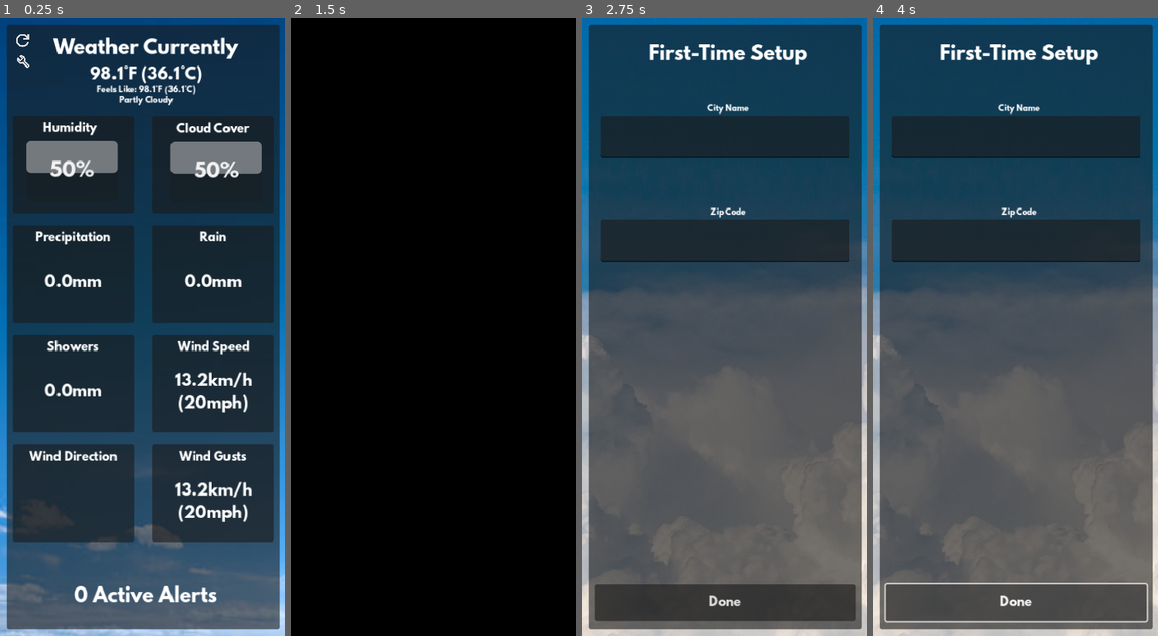
Above: before the commit, frames 1-4 (left to right).
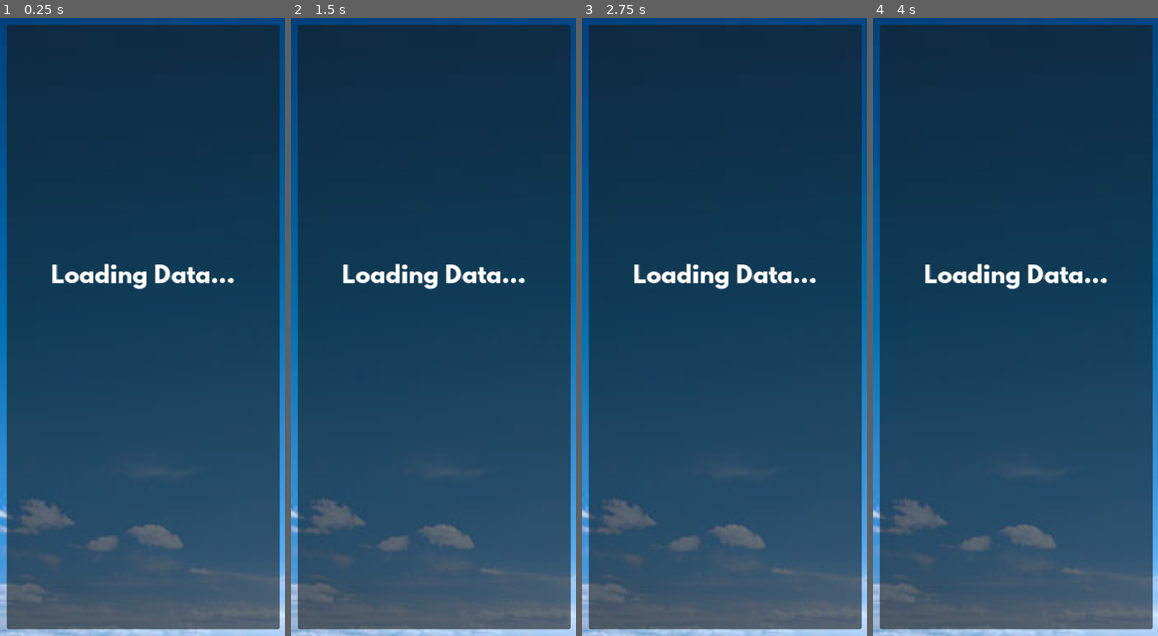
Above: after the commit, the same moments.

Repository: LapisGit/OpenWeather
Game: Godot game, scene res://main.tscn
The game is run twice, just before and just after one commit, with the same random seed, the same clock (stepped at 60 frames per second) and the same inputs. This scene is started directly instead of the project's main scene.
Inputs (mouse positions are in pixels of both pictures, inside the frame that each line leads up to):
- Up to frame 1 (0.25 s): no input
- Up to frame 2 (1.5 s): click (313, 61) at 0.52 s; click (313, 61) at 1.27 s
- Up to frame 3 (2.75 s): click (724, 605) at 2 s, where only the run before the commit has a clickable "Done"
- Up to frame 4 (4 s): click (1015, 605) at 2.75 s, where only the run before the commit has a clickable "Done"; click (1015, 605) at 3.5 s, where only the run before the commit has a clickable "Done"

The runs differ from the first frame. In frame 1, 56% of the frame differs, in the area x 4-96%, y 2-95%; in frame 2, 100%, in the area x 0-100%, y 0-100%; in frame 3, 70%; in frame 4, 71%.

Commit message:
Add 7-day forcast and add text indicating if there are no alerts currently issued by the NWS.

Diff:
--- a/main.gd
+++ b/main.gd
@@ -18,6 +18,8 @@
 		$HTTPRequest.request(currentweatherurl)
 		var alerts_url = "https://api.weather.gov/alerts/active?point=" + lat + "," + lon
 		$GetAlerts.request(alerts_url)
+		var nws_point_url = "https://api.weather.gov/points/" + lat + "," + lon
+		$NWSGridpoint.request(nws_point_url)
 	else:
 		print("Latitude or longitude missing.")
 
@@ -79,6 +81,9 @@
 	$Currently/Precip.text = str(current.get("precipitation"))+units.get("precipitation")
 	$Currently/Rain.text = str(current.get("rain"))+units.get("rain")
 	$Currently/Showers.text = str(current.get("showers"))+units.get("showers")
+
+	$Currently.visible = true
+	$Loading.visible = false
 
 func celsius_to_fahrenheit(celsius_temp: float):
 	var fahrenheit_temp = (celsius_temp * 9.0 / 5.0) + 32.0
@@ -206,9 +211,10 @@
 
 	if alert_count == 0:
 		print("No active alerts.")
-	else:
-
-
+		$Alerts/NoAlertsText.visible = true
+	else:
+
+		$Alerts/NoAlertsText.visible = false
 		for alert in alerts:
 			var properties = alert.get("properties", {})
 			var title = properties.get("headline", "No title")
@@ -264,3 +270,55 @@
 
 func _on_setup_button_pressed() -> void:
 	global.changescene("res://setup.tscn")
+
+func _on_nws_gridpoint_request_completed(result: int, response_code: int, headers: PackedStringArray, body: PackedByteArray) -> void:
+	if response_code != 200:
+		print("Error fetching NWS point data: ", response_code)
+		return
+
+	var response = JSON.parse_string(body.get_string_from_utf8())
+	if typeof(response) != TYPE_DICTIONARY:
+		print("Invalid NWS point response.")
+		return
+
+	var forecast_url = response.get("properties", {}).get("forecast", "")
+	if forecast_url != "":
+		print("Fetching 7-day forecast from: ", forecast_url)
+		$NWSForecast.request(forecast_url)
+	else:
+		print("Forecast URL not found in point response.")
+
+func _on_nws_forecast_request_completed(result: int, response_code: int, headers: PackedStringArray, body: PackedByteArray) -> void:
+	if response_code != 200:
+		print("Error fetching forecast: ", response_code)
+		return
+
+	var response = JSON.parse_string(body.get_string_from_utf8())
+	if typeof(response) != TYPE_DICTIONARY:
+		print("Invalid forecast response.")
+		return
+
+	var periods = response.get("properties", {}).get("periods", [])
+	if periods.size() == 0:
+		print("No forecast data found.")
+		return
+
+	var forecast_text := ""
+	for period in periods:
+		var name = period.get("name", "Unknown")
+		var detailed = period.get("detailedForecast", "No details.")
+		forecast_text += name + ": " + detailed + "\n\n"
+
+	print("7-Day Forecast:\n", forecast_text)
+	$"7Day/Label".text = forecast_text
+
+
+
+func _on_7day_button_pressed() -> void:
+	$Currently.visible = false
+	$"7Day".visible = true
+
+
+func _on_7dayback_button_pressed() -> void:
+	$Currently.visible = true
+	$"7Day".visible = false
--- a/main.tscn
+++ b/main.tscn
@@ -12,6 +12,7 @@
 [ext_resource type="Texture2D" uid="uid://dgtii7mqkptxb" path="res://assets/images/tinystatus/rain.png" id="5_272bh"]
 [ext_resource type="Texture2D" uid="uid://lgvg5u846cbu" path="res://assets/images/tinystatus/snow.png" id="8_dg77c"]
 [ext_resource type="Texture2D" uid="uid://b33jjny7qplex" path="res://assets/images/back.svg" id="12_dg77c"]
+[ext_resource type="Texture2D" uid="uid://gukyqfsa1und" path="res://assets/images/7day.svg" id="12_vivmo"]
 [ext_resource type="Texture2D" uid="uid://ciwbjqxo0le8v" path="res://assets/images/setup.svg" id="12_w48qg"]
 [ext_resource type="Texture2D" uid="uid://cns8awlkj6nff" path="res://assets/images/refresh.svg" id="12_ycdy4"]
 
@@ -19,6 +20,10 @@
 script = ExtResource("1_0xm2m")
 
 [node name="HTTPRequest" type="HTTPRequest" parent="."]
+
+[node name="NWSForecast" type="HTTPRequest" parent="."]
+
+[node name="NWSGridpoint" type="HTTPRequest" parent="."]
 
 [node name="GetAlerts" type="HTTPRequest" parent="."]
 
@@ -103,6 +108,7 @@
 offset_bottom = 803.0
 
 [node name="Currently" type="Node2D" parent="."]
+visible = false
 
 [node name="Panel2" type="Panel" parent="Currently"]
 offset_left = 16.0
@@ -365,6 +371,17 @@
 vertical_alignment = 1
 autowrap_mode = 2
 
+[node name="7Day" type="Sprite2D" parent="Currently"]
+position = Vector2(288, 757)
+scale = Vector2(0.214286, 0.214286)
+texture = ExtResource("12_vivmo")
+
+[node name="TextureButton" type="TextureButton" parent="Currently/7Day"]
+offset_left = -84.0
+offset_top = -84.0
+offset_right = 84.0
+offset_bottom = 93.0
+
 [node name="Setup" type="Sprite2D" parent="Currently"]
 position = Vector2(30, 57)
 scale = Vector2(0.130952, 0.130952)
@@ -388,10 +405,10 @@
 offset_bottom = 90.0
 
 [node name="AlertCount" type="Label" parent="Currently"]
-offset_left = 24.0
+offset_left = -6.0
 offset_top = 744.0
-offset_right = 360.0
-offset_bottom = 772.0
+offset_right = 330.0
+offset_bottom = 776.0
 theme_override_fonts/font = ExtResource("4_lquwl")
 theme_override_font_sizes/font_size = 25
 text = "0 Active Alerts"
@@ -428,6 +445,18 @@
 layout_mode = 2
 alignment = 1
 
+[node name="NoAlertsText" type="Label" parent="Alerts"]
+visible = false
+offset_left = 16.0
+offset_top = 320.0
+offset_right = 360.0
+offset_bottom = 423.0
+theme_override_fonts/font = ExtResource("4_lquwl")
+theme_override_font_sizes/font_size = 30
+text = "No current alerts for this area."
+horizontal_alignment = 1
+autowrap_mode = 2
+
 [node name="AlertInfo" type="Node2D" parent="."]
 visible = false
 
@@ -479,10 +508,57 @@
 horizontal_alignment = 1
 autowrap_mode = 2
 
+[node name="7Day" type="Node2D" parent="."]
+visible = false
+
+[node name="Title" type="Label" parent="7Day"]
+offset_left = 64.0
+offset_top = 24.0
+offset_right = 320.0
+offset_bottom = 57.0
+theme = ExtResource("2_h2yge")
+theme_override_font_sizes/font_size = 25
+text = "7-Day Forecast"
+horizontal_alignment = 1
+
+[node name="Label" type="RichTextLabel" parent="7Day"]
+offset_left = 16.0
+offset_top = 64.0
+offset_right = 360.0
+offset_bottom = 784.0
+theme_override_fonts/normal_font = ExtResource("4_lquwl")
+
+[node name="Back" type="Sprite2D" parent="7Day"]
+position = Vector2(32, 32)
+texture = ExtResource("12_dg77c")
+
+[node name="TextureButton" type="TextureButton" parent="7Day/Back"]
+offset_left = -16.0
+offset_top = -16.0
+offset_right = 16.0
+offset_bottom = 16.0
+
+[node name="Loading" type="Node2D" parent="."]
+
+[node name="NoAlertsText" type="Label" parent="Loading"]
+offset_left = 16.0
+offset_top = 320.0
+offset_right = 360.0
+offset_bottom = 423.0
+theme_override_fonts/font = ExtResource("4_lquwl")
+theme_override_font_sizes/font_size = 30
+text = "Loading Data..."
+horizontal_alignment = 1
+autowrap_mode = 2
+
 [connection signal="request_completed" from="HTTPRequest" to="." method="_on_HTTPRequest_request_completed"]
+[connection signal="request_completed" from="NWSForecast" to="." method="_on_nws_forecast_request_completed"]
+[connection signal="request_completed" from="NWSGridpoint" to="." method="_on_nws_gridpoint_request_completed"]
 [connection signal="request_completed" from="GetAlerts" to="." method="_on_get_alerts_request_completed"]
+[connection signal="pressed" from="Currently/7Day/TextureButton" to="." method="_on_7day_button_pressed"]
 [connection signal="pressed" from="Currently/Setup/TextureButton" to="." method="_on_setup_button_pressed"]
 [connection signal="pressed" from="Currently/Refresh/TextureButton" to="." method="_on_texture_button_pressed"]
 [connection signal="pressed" from="Currently/AlertCount/TextureButton" to="." method="_on_activealerts_button_pressed"]
 [connection signal="pressed" from="Alerts/Back/TextureButton" to="." method="_on_backalertslist_button_pressed"]
 [connection signal="pressed" from="AlertInfo/Back/TextureButton" to="." method="_on_backalerts_button_pressed"]
+[connection signal="pressed" from="7Day/Back/TextureButton" to="." method="_on_7dayback_button_pressed"]
Not shown: 1 places in main.tscn that only renumber resources
